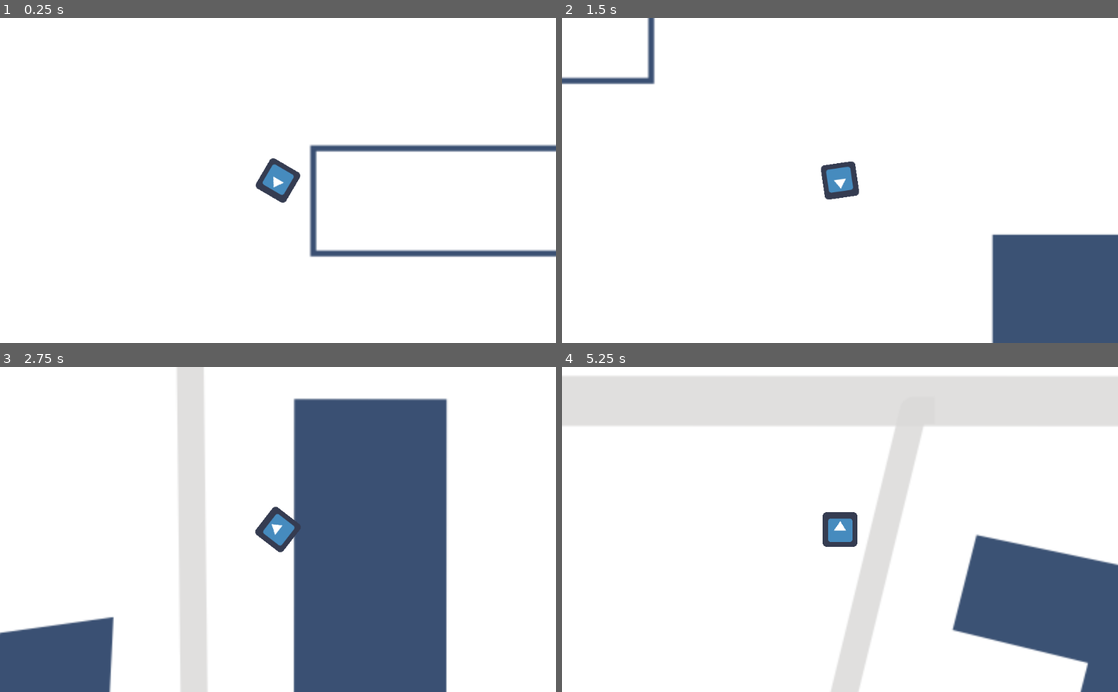
Above: before the commit, frames 1-4 (two rows, left to right).
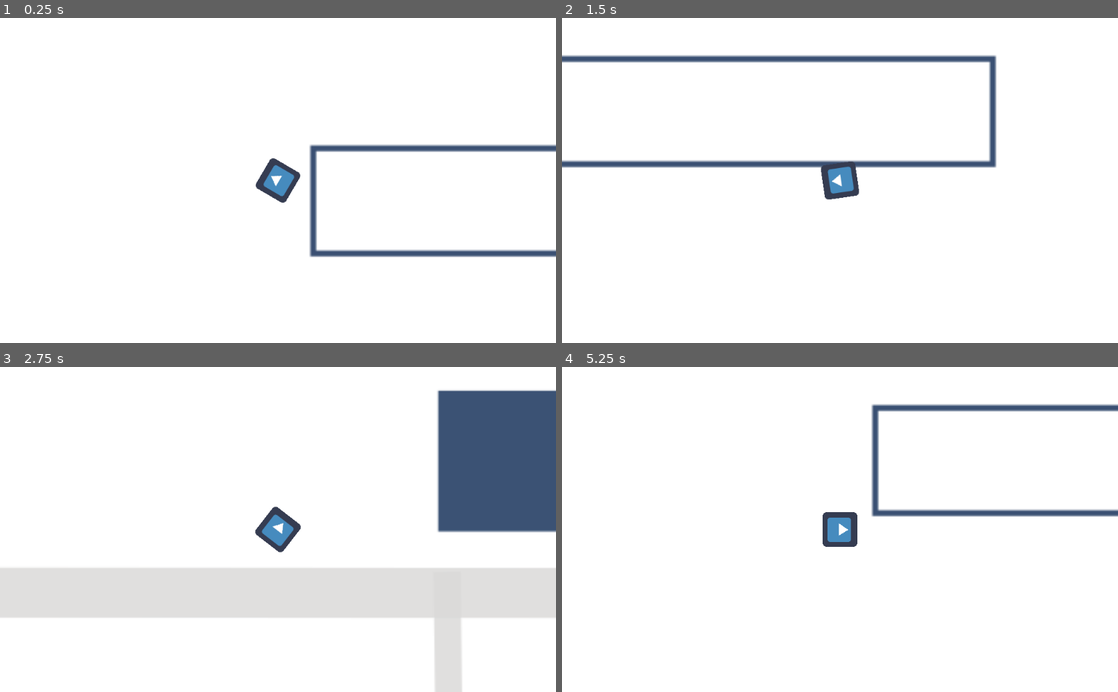
Above: after the commit, the same moments.

Repository: Phantonia/gamejam-2022
Game: Godot game, scene res://game.tscn
Two runs of this game, one before a commit and one after it. Both use one fixed random seed, a clock stepped at 60 frames per second and the inputs below. The engine's default icon, where the game draws it, is replaced by a stand-in: a white triangle on a blue panel in a dark square.
Inputs (mouse positions are in pixels of both pictures, inside the frame that each line leads up to):
- Up to frame 1 (0.25 s): no input
- Up to frame 2 (1.5 s): tap Enter at 0.5 s; move the mouse to (962, 164) at 0.52 s; hold D 0.53-1.28 s; click (962, 164) at 0.67 s; move the mouse to (728, 196) at 1.27 s; hold S from 1.28 s (still down); click (728, 196) at 1.42 s
- Up to frame 3 (2.75 s): move the mouse to (333, 458) at 2.02 s; release S at 2.03 s; hold D from 2.03 s (still down); click (333, 458) at 2.17 s
- Up to frame 4 (5.25 s): move the mouse to (812, 594) at 2.77 s; release D at 2.78 s; hold W 2.78-3.53 s; click (812, 594) at 2.92 s; move the mouse to (1006, 578) at 3.52 s; hold A 3.53-5.03 s; click (1006, 578) at 3.67 s; move the mouse to (673, 480) at 4.27 s; click (673, 480) at 4.42 s; move the mouse to (867, 529) at 5.02 s; hold S from 5.03 s (still down); click (867, 529) at 5.17 s

The runs differ from the first frame. In frame 1, 0.1% of the frame differs, in the area x 47-53%, y 45-55%; in frame 2, 12%; in frame 3, 52%, in the area x 0-100%, y 0-100%; in frame 4, 30%.

Commit message:
Changed player speed and rotation

Diff:
--- a/game.tscn
+++ b/game.tscn
@@ -125,13 +125,11 @@
 [node name="CollisionShape2D8" type="CollisionShape2D" parent="StaticBody2D"]
 position = Vector2( -2792.85, 3100.02 )
 rotation = -0.0610865
-scale = Vector2( 1, 1 )
 shape = SubResource( 8 )
 
 [node name="CollisionShape2D9" type="CollisionShape2D" parent="StaticBody2D"]
 position = Vector2( -2898.85, 3467.11 )
 rotation = -0.0610865
-scale = Vector2( 1, 1 )
 shape = SubResource( 9 )
 
 [node name="CollisionPolygon2D13" type="CollisionPolygon2D" parent="StaticBody2D"]
--- a/player.gd
+++ b/player.gd
@@ -3,7 +3,7 @@
 
 # Declare member variables here. Examples:
 # var a = 2
-var speed = 4.2 * 6.9
+var speed = 15 #4.2 * 6.9
 var movementInput = Vector2(0, 0)
 
 # Called when the node enters the scene tree for the first time.
@@ -12,7 +12,7 @@
 
 func get_mouse_angle():
 	var direction = get_global_mouse_position() - global_position
-	return atan2(direction.y, direction.x)
+	return atan2(direction.y, direction.x) + PI/2
 
 
 # Called every frame. 'delta' is the elapsed time since the previous frame.
